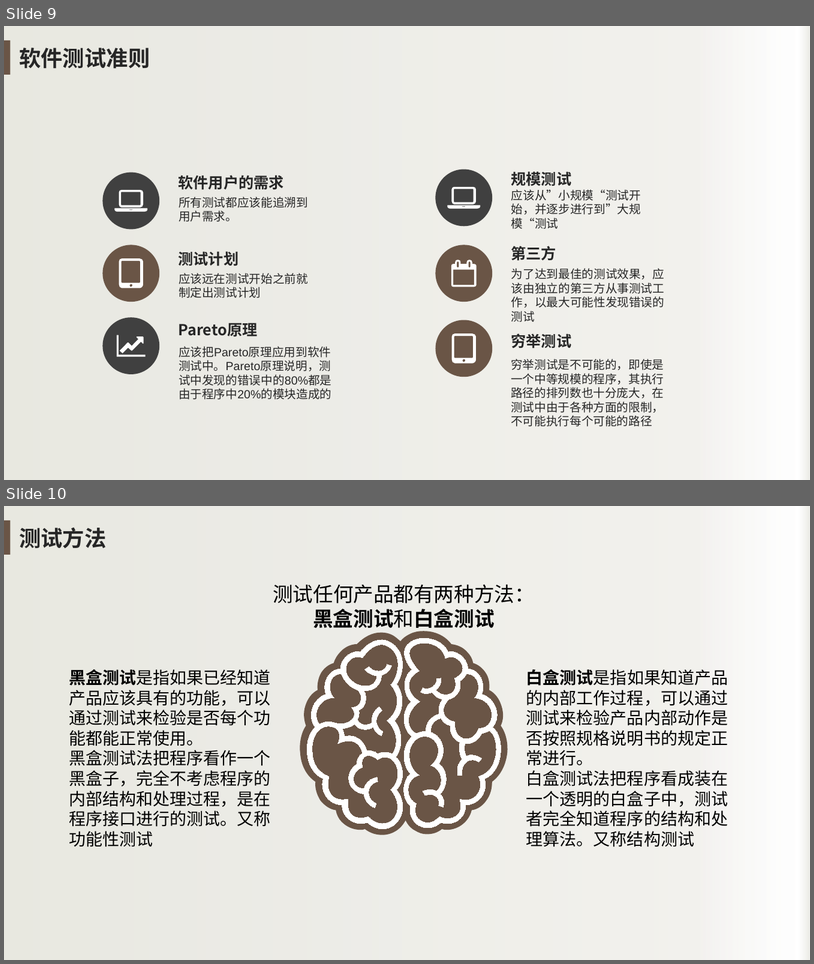
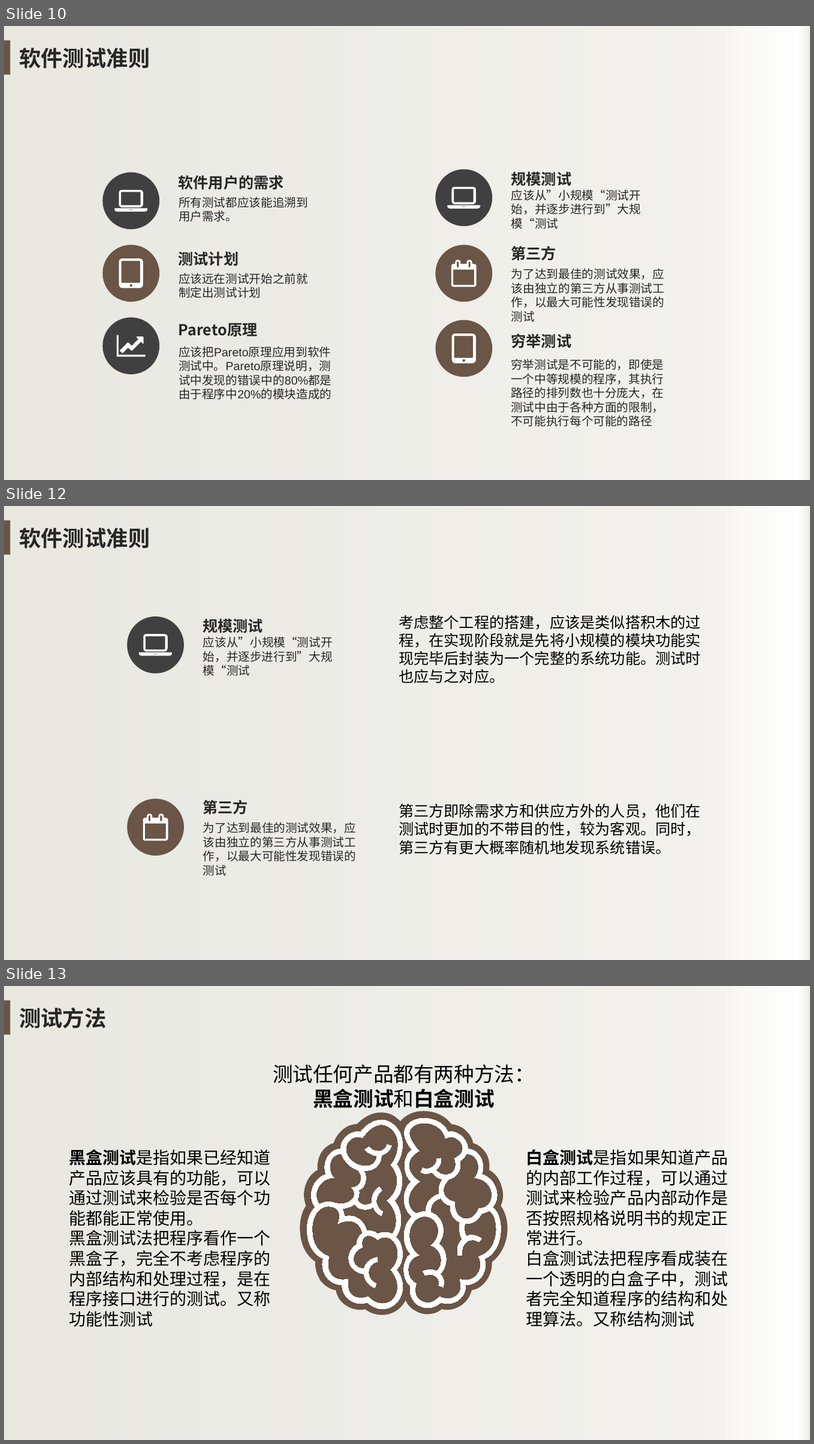
Before and after one commit to avgstuBoboge/SE2020-document, a slide deck: ppt/SE2020-G16-翻转课堂.pptx. Shown one above the other, each under a label of ours: slides 9 and 10 before the commit, slides 10, 12 and 13 after it; the slides between them are not shown. The pictures are 814x964 and 814x1444 pixels, drawn with LibreOffice and Linux fonts; fonts in the diff are those of the drawing; background and template pictures are left out. Boxes give left, top, right and bottom in pixels: in the first picture for what was removed or moved away, otherwise in the second. Text is boxed around its words. In the diff, an @@ line names an element or a change of style, - is before the commit and + after.

```diff
--- a/ppt/SE2020-G16-翻转课堂.pptx
+++ b/ppt/SE2020-G16-翻转课堂.pptx
@@ slide 12 added at <box>4,506,810,960</box>, background picture (left out); not listed: 2 template elements that a slide beside it also shows @@
@@ text added at <box>19,528,150,549</box>, 26 pt, text #262626, bold @@
+软件测试准则
@@ ellipse added at <box>128,617,184,673</box>, fill #404040 @@
@@ text added at <box>203,618,263,633</box>, 18 pt, text #262626, bold @@
+规模测试
@@ text added at <box>399,615,701,683</box>, 18 pt, text #000000 @@
+考虑整个工程的搭建，应该是类似搭积木的过程，在实现阶段就是先将小规模的模块功能实现完毕后封装为一个完整的系统功能。测试时也应与之对应。
@@ freeform shape added at <box>139,634,171,656</box>, fill #FFFFFF @@
@@ text added at <box>203,636,333,676</box>, 14 pt, text #262626 @@
+应该从”小规模“测试开始，并逐步进行到”大规模“测试
@@ ellipse added at <box>128,799,184,856</box>, fill #6A5546 @@
@@ text added at <box>203,799,248,814</box>, 18 pt, text #262626, bold @@
+第三方
@@ text added at <box>399,803,701,854</box>, 18 pt, text #000000 @@
+第三方即除需求方和供应方外的人员，他们在测试时更加的不带目的性，较为客观。同时，第三方有更大概率随机地发现系统错误。
@@ freeform shape added at <box>143,813,168,841</box>, fill #FFFFFF @@
@@ text added at <box>203,822,356,876</box>, 14 pt, text #262626 @@
+为了达到最佳的测试效果，应该由独立的第三方从事测试工作，以最大可能性发现错误的测试
@@ what was slide 9 is now slide 10 @@
@@ what was slide 10 is now slide 13 @@
```
Also in this commit, not shown: 8 slides changed, 5 other slides added, 1 other file.
